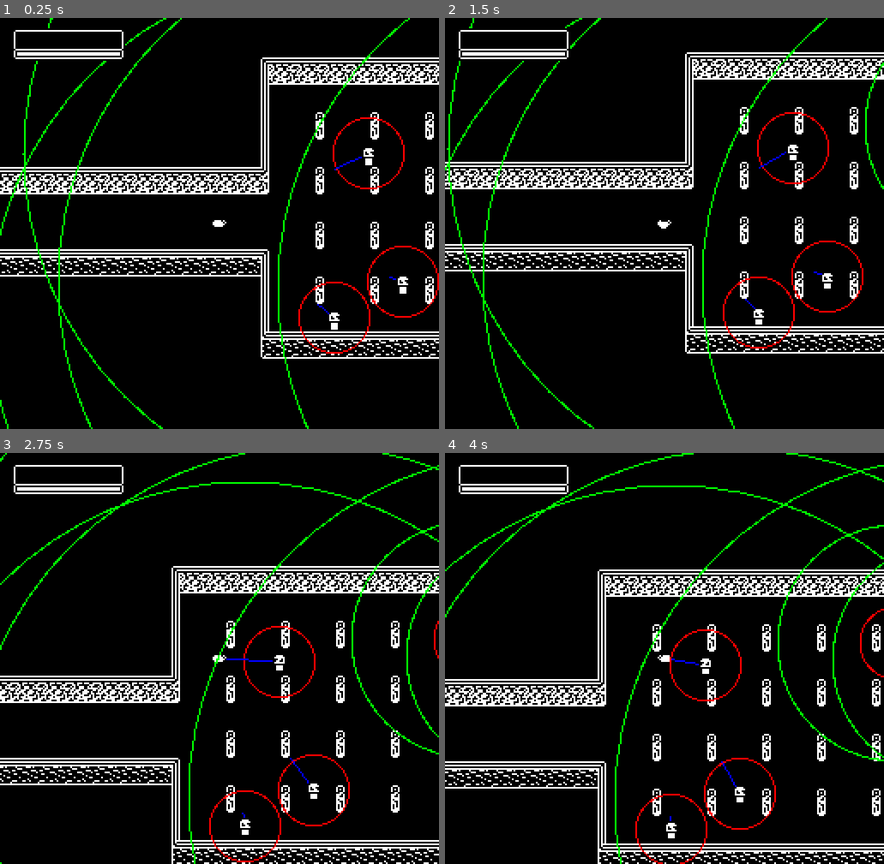
Above: before the commit, frames 1-4 (two rows, left to right).
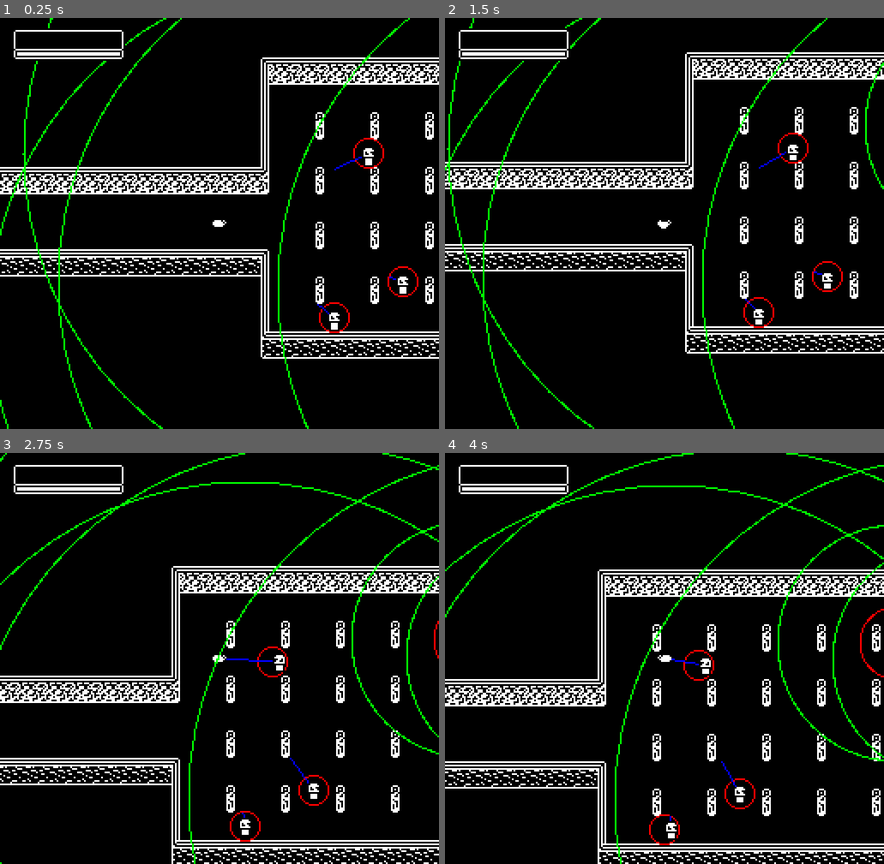
Above: after the commit, the same moments.

Repository: youknowedo/parasito
Game: Godot game, scene res://scenes/Master.tscn
Same seed, same stepped clock (60 frames per second), same inputs: the game is played once before the commit and once after it.
Inputs (mouse positions are in pixels of both pictures, inside the frame that each line leads up to):
- Up to frame 1 (0.25 s): no input
- Up to frame 2 (1.5 s): move the mouse to (761, 202) at 0.52 s; hold D (move_right) 0.53-1.28 s; click (761, 202) at 0.6 s; move the mouse to (576, 244) at 1.27 s; hold S (move_down) from 1.28 s (still down); right-click (576, 244) at 1.35 s
- Up to frame 3 (2.75 s): move the mouse to (263, 568) at 2.02 s; release S (move_down) at 2.03 s; hold D (move_right) from 2.03 s (still down); hold E (tertiary_action) from 2.03 s (still down)
- Up to frame 4 (4 s): move the mouse to (642, 740) at 2.77 s; release D (move_right) at 2.78 s; release E (tertiary_action) at 2.78 s; hold W (move_up) 2.78-3.53 s; click (642, 740) at 2.85 s; move the mouse to (796, 720) at 3.52 s; hold A (move_left) from 3.53 s (still down); right-click (796, 720) at 3.6 s

The runs differ from the first frame. In frame 1, 0.8% of the frame differs, in the area x 67-100%, y 24-82%; in frame 2, 0.8%, in the area x 63-96%, y 22-81%; in frame 3, 0.8%; in frame 4, 0.8%.

Commit message:
Non-possessed attack

Diff:
--- a/scenes/objects/Grunt.tscn
+++ b/scenes/objects/Grunt.tscn
@@ -7,6 +7,23 @@
 [ext_resource type="Script" path="res://scripts/state_machines/states/grunt/ChasingState.gd" id="5_tuv3r"]
 [ext_resource type="Script" path="res://scripts/state_machines/states/grunt/PIdleState.gd" id="6_e5nbf"]
 [ext_resource type="Script" path="res://scripts/state_machines/states/grunt/PMovingState.gd" id="7_s5ak0"]
+[ext_resource type="Script" path="res://scripts/state_machines/states/grunt/AttackingState.gd" id="8_np4fa"]
+
+[sub_resource type="Animation" id="Animation_bxurt"]
+resource_name = "Attacking"
+length = 0.4
+tracks/0/type = "value"
+tracks/0/imported = false
+tracks/0/enabled = true
+tracks/0/path = NodePath("Guard:frame_coords")
+tracks/0/interp = 1
+tracks/0/loop_wrap = true
+tracks/0/keys = {
+"times": PackedFloat32Array(0, 0.1, 0.2, 0.3),
+"transitions": PackedFloat32Array(1, 1, 1, 1),
+"update": 1,
+"values": [Vector2i(0, 6), Vector2i(1, 6), Vector2i(2, 6), Vector2i(3, 6)]
+}
 
 [sub_resource type="Animation" id="Animation_kwl5b"]
 resource_name = "Idle"
@@ -70,6 +87,7 @@
 
 [sub_resource type="AnimationLibrary" id="AnimationLibrary_dyjh3"]
 _data = {
+"Attacking": SubResource("Animation_bxurt"),
 "Idle": SubResource("Animation_kwl5b"),
 "Moving": SubResource("Animation_heage"),
 "RESET": SubResource("Animation_06xbn")
@@ -81,8 +99,8 @@
 [sub_resource type="CircleShape2D" id="CircleShape2D_oljxs"]
 radius = 201.022
 
-[sub_resource type="CircleShape2D" id="CircleShape2D_xw4eo"]
-radius = 20.6155
+[sub_resource type="CircleShape2D" id="CircleShape2D_mjcda"]
+radius = 8.5
 
 [node name="Grunt" type="CharacterBody2D" node_paths=PackedStringArray("raycast", "vision_area", "vision_area_collider", "attack_range_area", "attack_range_area_collider") groups=["host"]]
 collision_layer = 4
@@ -119,7 +137,8 @@
 collision_mask = 6
 
 [node name="CollisionShape2D" type="CollisionShape2D" parent="AttackRange"]
-shape = SubResource("CircleShape2D_xw4eo")
+position = Vector2(4, 0)
+shape = SubResource("CircleShape2D_mjcda")
 
 [node name="RayCast2D" type="RayCast2D" parent="."]
 target_position = Vector2(0, 0)
@@ -143,6 +162,10 @@
 [node name="PMoving" type="Node" parent="StateMachine"]
 script = ExtResource("7_s5ak0")
 
+[node name="Attacking" type="Node" parent="StateMachine"]
+script = ExtResource("8_np4fa")
+
+[connection signal="animation_finished" from="AnimationPlayer" to="StateMachine/Attacking" method="_on_animation_finished"]
 [connection signal="body_entered" from="VisionRange" to="." method="_on_body_entered_vision_range"]
 [connection signal="body_exited" from="VisionRange" to="." method="_on_body_exited_vision_range"]
 [connection signal="body_entered" from="AttackRange" to="." method="_on_body_entered_attack_range"]
--- a/scripts/entities/Hostile.gd
+++ b/scripts/entities/Hostile.gd
@@ -16,7 +16,7 @@
 
 func _draw():
 	draw_circle(Vector2.ZERO, vision_area_collider.shape.radius, Color(0, 1, 0), false, 1)
-	draw_circle(Vector2.ZERO, attack_range_area_collider.shape.radius, Color(1, 0, 0), false, 1)
+	draw_circle(attack_range_area.position, attack_range_area_collider.shape.radius, Color(1, 0, 0), false, 1)
 	draw_line(Vector2.ZERO, raycast_collision_point, Color(0, 0, 1))
 
 func _on_draw():
--- /dev/null
+++ b/scripts/state_machines/states/grunt/AttackingState.gd
@@ -0,0 +1,22 @@
+extends GruntState
+
+@export var attack_wait_time = 1.0;
+@export var attack_damage = 5
+
+var attack_timer = 0.0
+
+func enter(_previous: String, _data: Dictionary = {}):
+    state_machine.animation_player.play("Idle")
+    attack_timer = attack_wait_time if !grunt.occupier else 0.0
+
+func update(_delta: float):
+    if attack_timer >= 0:
+        attack_timer -= _delta
+    if attack_timer < 0:
+        state_machine.animation_player.play("Attacking")
+        attack_timer = attack_wait_time if !grunt.occupier else 0.0
+
+func _on_animation_finished(anim_name: StringName) -> void:
+    if anim_name == "Attacking":
+        grunt.attack_target.damage(attack_damage)
+        finished.emit(CHASING)
--- a/scripts/state_machines/states/grunt/ChasingState.gd
+++ b/scripts/state_machines/states/grunt/ChasingState.gd
@@ -6,6 +6,9 @@
 func physics_update(_delta: float):
     if grunt.attack_target == null:
         finished.emit(ROAMING)
+        return
+    elif grunt.occupier:
+        finished.emit(P_IDLE)
         return
 
     grunt.raycast.target_position = grunt.to_local(grunt.attack_target.global_position)
@@ -17,16 +20,19 @@
 
     if grunt.in_attack_range:
         finished.emit(ATTACKING)
+        return
 
-    var direction = (grunt.attack_target.global_position - grunt.global_position).normalized()
+    var direction = (grunt.attack_target.global_position - grunt.attack_range_area_collider.global_position).normalized()
     # Convert direction to 8 directions
     var angle = atan2(direction.y, direction.x)
     var rounded_angle = (PI / 4) * round(angle / (PI / 4))
     direction = Vector2(cos(rounded_angle), sin(rounded_angle))
     if cos(angle) > 0:
         state_machine.sprite.flip_h = false
+        grunt.attack_range_area.position = Vector2(4, 0)
     else:
         state_machine.sprite.flip_h = true
+        grunt.attack_range_area.position = Vector2(-4, 0)
 
     grunt.velocity = direction * grunt.speed * _delta
     grunt.move_and_slide()
Not shown: 1 places in scenes/objects/Grunt.tscn that only renumber resources
